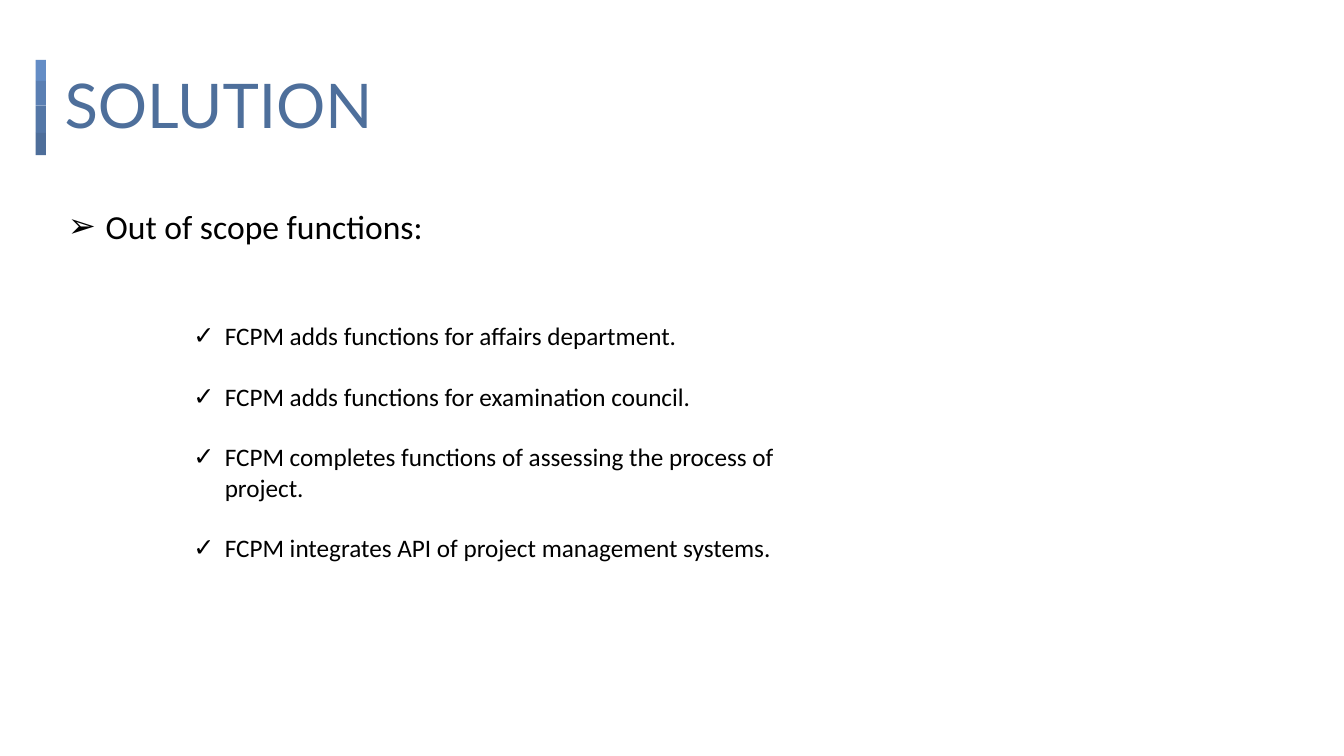
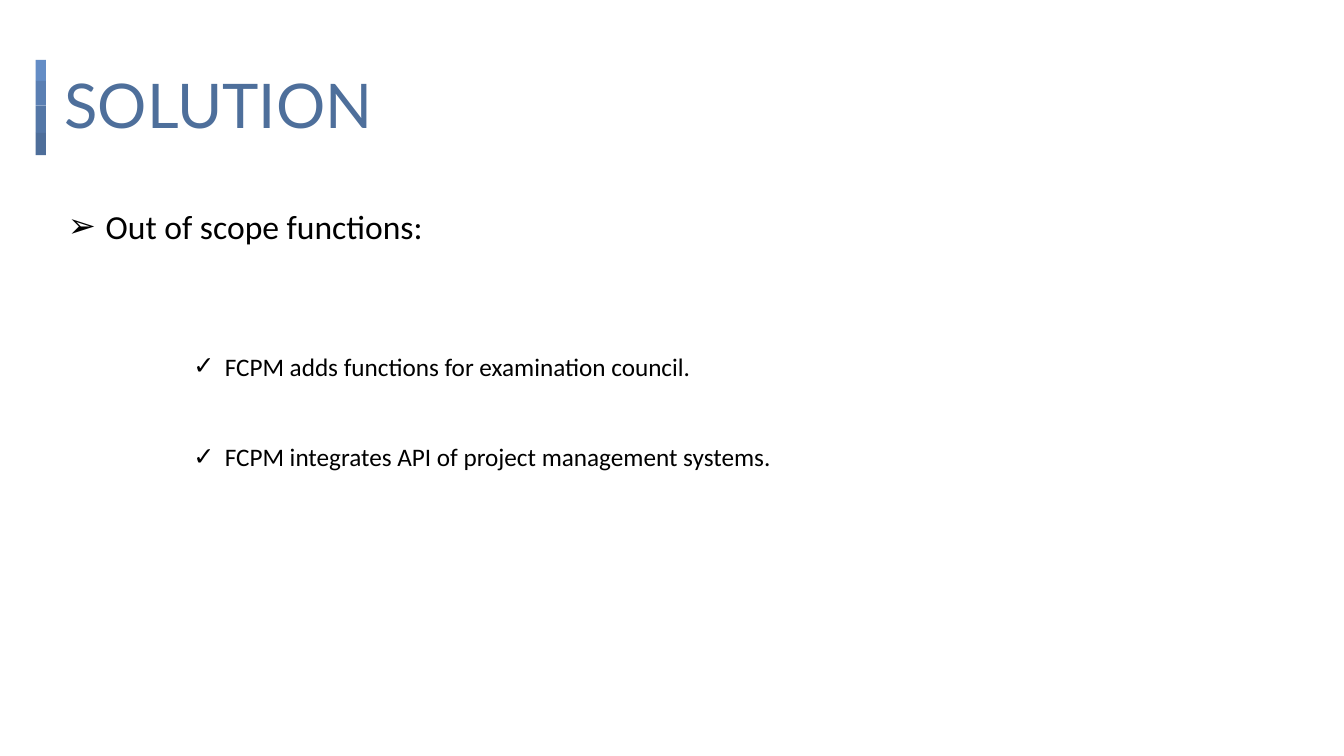
Before and after one commit to ducken1412/CapstoneProjectManagement, a slide deck: slide 12 of FPTU CAPSTONE PROJECT MANAGEMENT.pptx. Drawn at 1344x756 pixels with LibreOffice and Linux fonts; fonts in the diff are those of the drawing. Boxes give left, top, right and bottom in pixels: in the first picture for what was removed or moved away, otherwise in the second. Text is boxed around its words. In the diff, an @@ line names an element or a change of style, - is before the commit and + after.

```diff
--- a/FPTU CAPSTONE PROJECT MANAGEMENT.pptx
+++ b/FPTU CAPSTONE PROJECT MANAGEMENT.pptx
@@ text at <box>225,327,676,349</box>: paragraph removed @@
-✓ FCPM adds functions for affairs department.
@@ text at <box>225,448,773,502</box>: paragraph removed @@
-✓ FCPM completes functions of assessing the process of project.
```
Also in this commit, not shown: 1 other slide changed.
